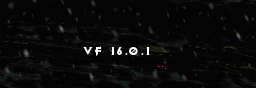
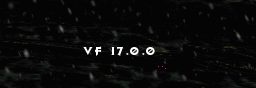
Before/after of a 256px x 88px layered artwork. What changed in the layer stack:
renamed "Vf 16.0.1" to "Vf 17.0.0", painted on it over [117, 47, 155, 56]
